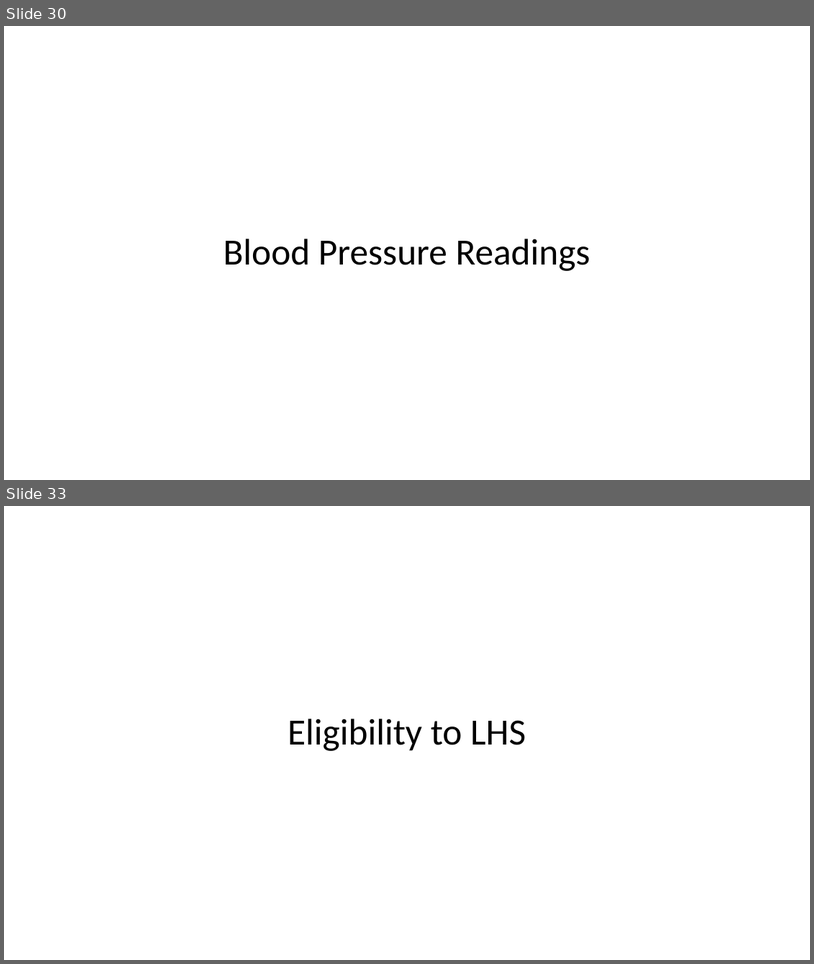
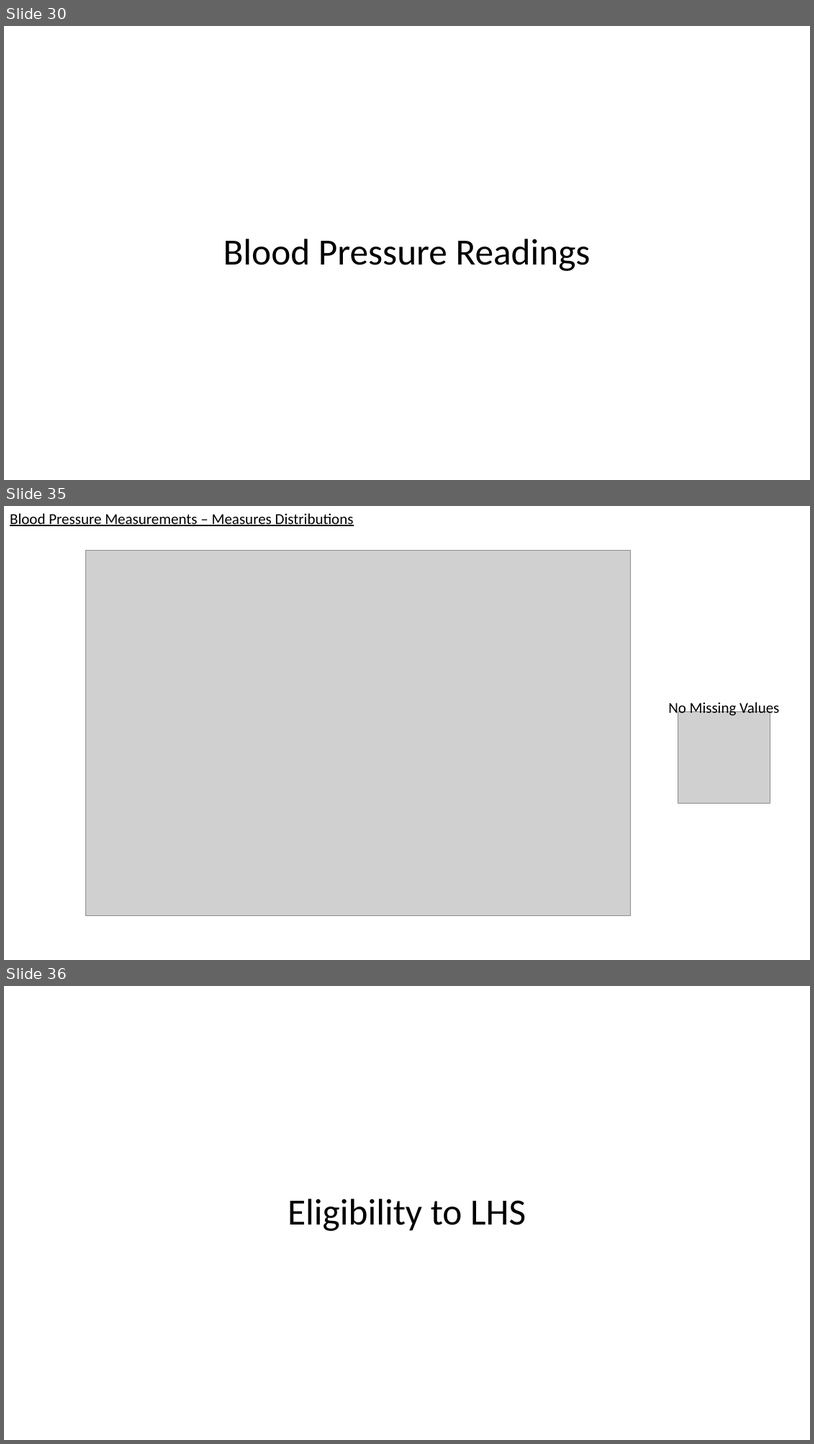
Before and after one commit to UPOD-datascience/ODIN, a slide deck: assets/ppt/data_exploration.pptx. Shown one above the other, each under a label of ours: slides 30 and 33 before the commit, slides 30, 35 and 36 after it; the slides between them are not shown. The pictures are 814x964 and 814x1444 pixels, drawn with LibreOffice and Linux fonts; fonts in the diff are those of the drawing; grey boxes stand for pictures. Boxes give left, top, right and bottom in pixels: in the first picture for what was removed or moved away, otherwise in the second. Text is boxed around its words. In the diff, an @@ line names an element or a change of style, - is before the commit and + after.

Commit message:
blood pressure finish

```diff
--- a/assets/ppt/data_exploration.pptx
+++ b/assets/ppt/data_exploration.pptx
@@ slide 35 added at (4, 506, 810, 960), background #FFFFFF @@
@@ text added at (10, 513, 354, 526), 18 pt, text #000000, underline @@
+Blood Pressure Measurements – Measures Distributions
@@ picture added at (85, 551, 631, 916) @@
@@ text added at (669, 700, 779, 717), 18 pt, text #000000 @@
+No Missing Values
@@ picture added at (679, 712, 770, 803) @@
@@ what was slide 33 is now slide 36 @@
```
Also in this commit, not shown: 4 other slides added, 2 slides removed, 3 other files.
